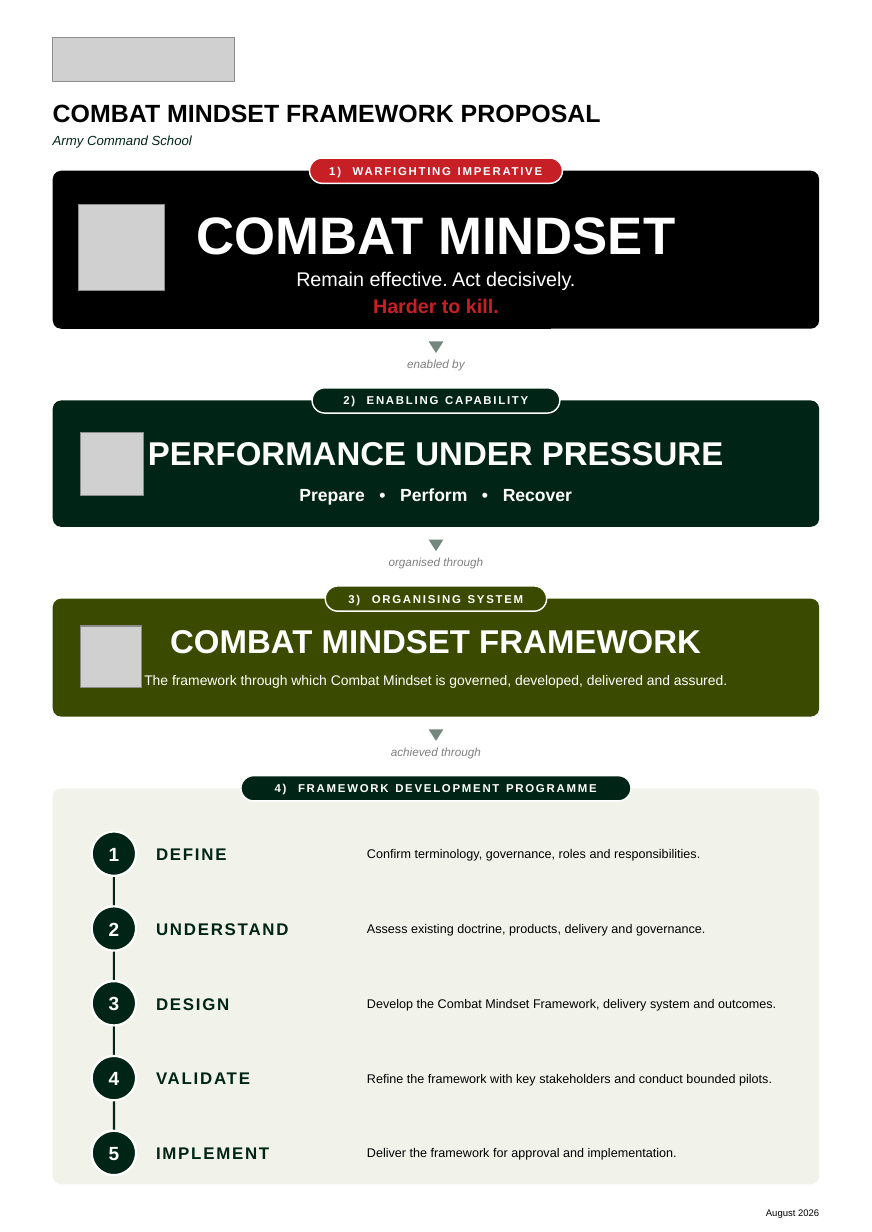
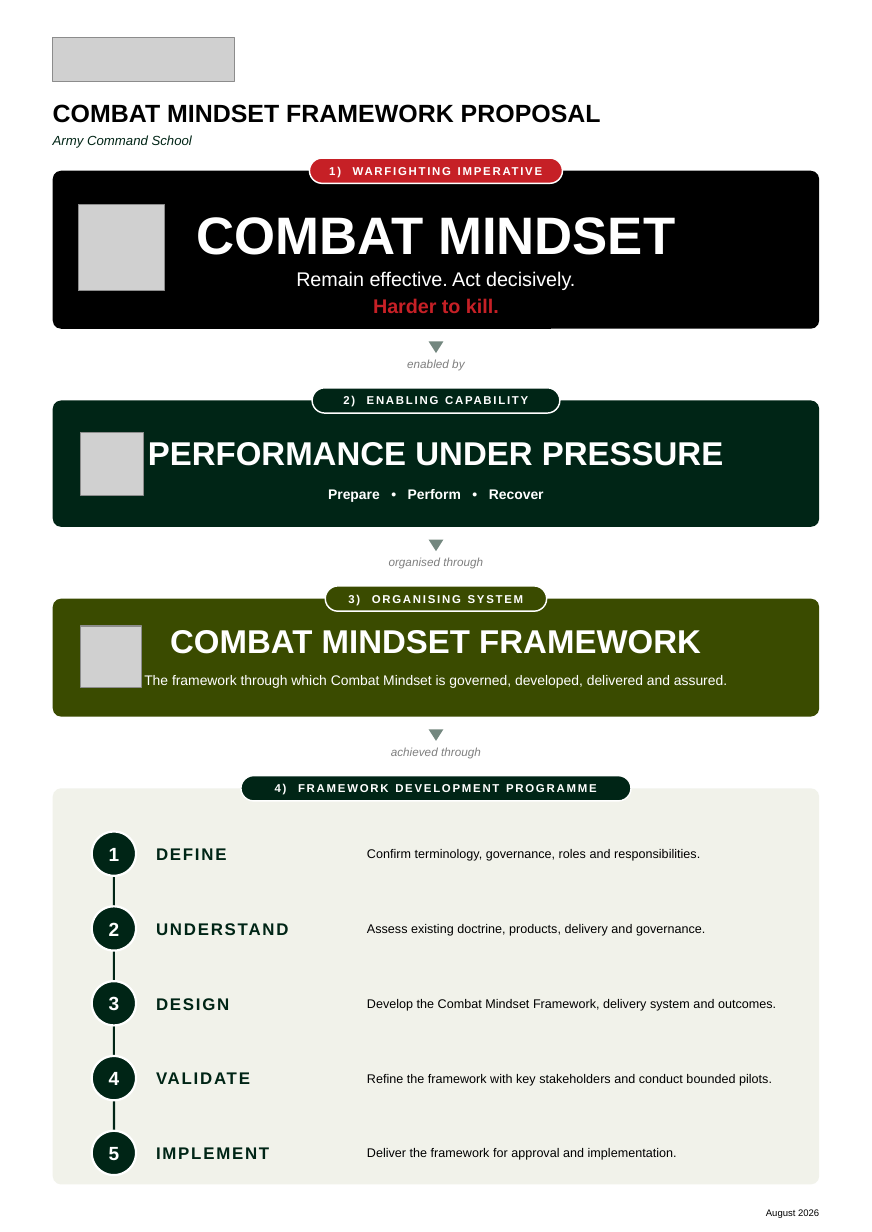
Before and after one commit to TacEdge/PUP, a slide deck: slide 1 of output/combat-mindset-onepager-portrait.pptx. Drawn at 872x1232 pixels with LibreOffice and Linux fonts; fonts in the diff are those of the drawing; grey boxes stand for pictures. Boxes give left, top, right and bottom in pixels: in the first picture for what was removed or moved away, otherwise in the second. Text is boxed around its words. In the diff, an @@ line names an element or a change of style, - is before the commit and + after.

```diff
--- a/output/combat-mindset-onepager-portrait.pptx
+++ b/output/combat-mindset-onepager-portrait.pptx
@@ text "Prepare • Perform • Recover" at bbox=[328, 489, 544, 502]: size 12 to 9.5 pt @@
```
Also in this commit, not shown: 5 other files.
